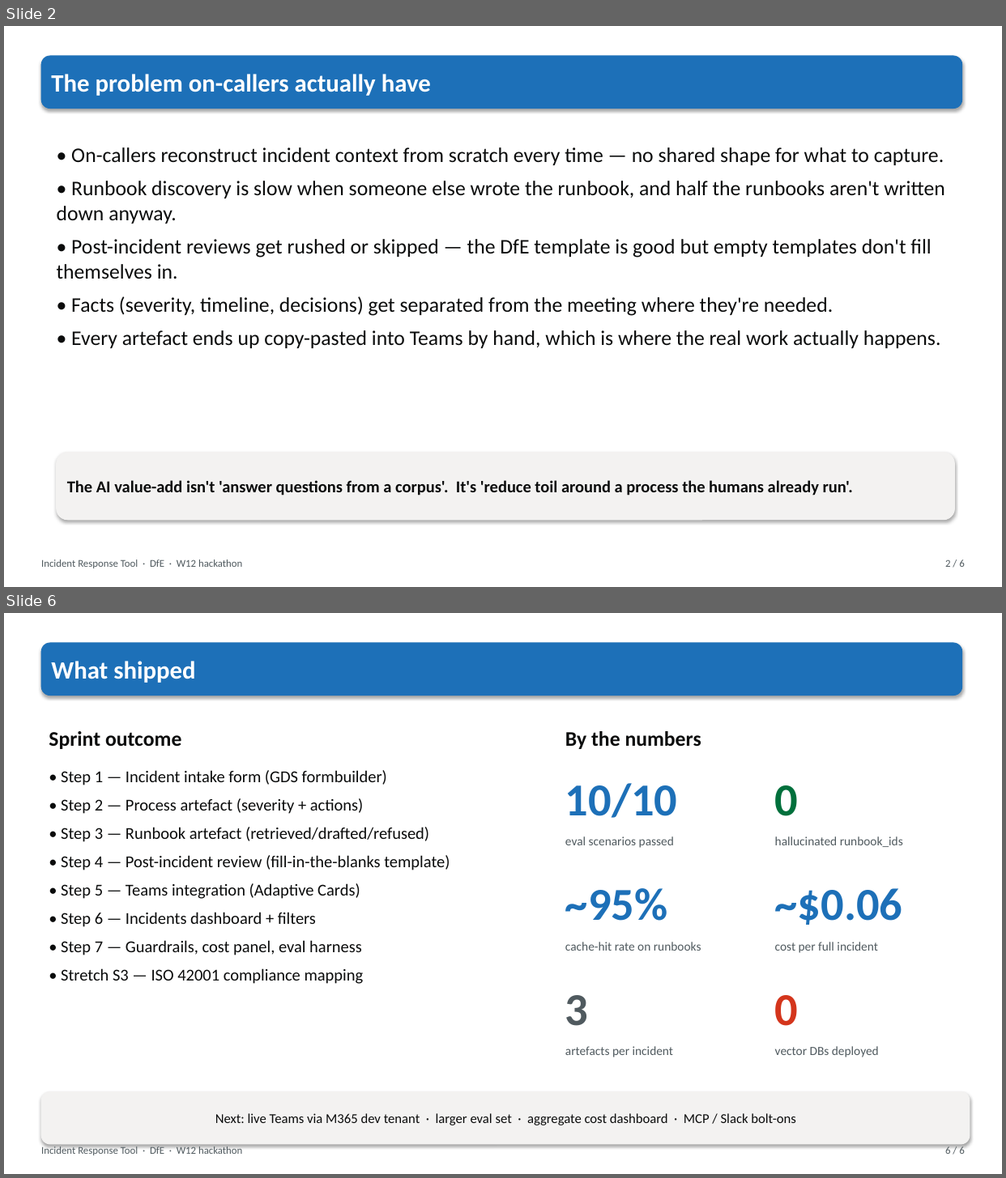
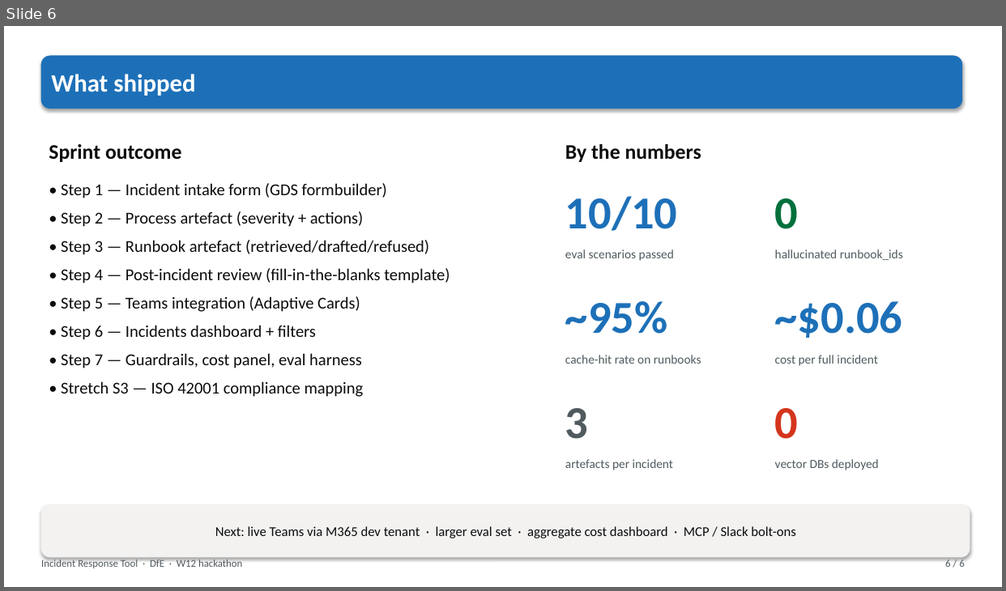
Before and after one commit to DFE-Digital/incident-response-tool, a slide deck: docs/incident-response-tool.pptx. Shown one above the other, each under a label of ours: slides 2 and 6 before the commit, slide 6 after it; the slides between them are not shown. The pictures are 1006x1178 and 1006x591 pixels, drawn with LibreOffice and Linux fonts; fonts in the diff are those of the drawing. Boxes give left, top, right and bottom in pixels: in the first picture for what was removed or moved away, otherwise in the second. Text is boxed around its words. In the diff, an @@ line names an element or a change of style, - is before the commit and + after.

```diff
--- a/docs/incident-response-tool.pptx
+++ b/docs/incident-response-tool.pptx
@@ slide 2 removed at box(4, 26, 1002, 587), background #FFFFFF @@
@@ rounded rectangle removed at box(41, 56, 962, 109) @@
-The problem on-callers actually have
@@ text removed at box(57, 148, 945, 348) @@
-• On-callers reconstruct incident context from scratch every time — no shared shape for what to capture.
-• Runbook discovery is slow when someone else wrote the runbook, and half the runbooks aren't written down anyway.
-• Post-incident reviews get rushed or skipped — the DfE template is good but empty templates don't fill themselves in.
-• Facts (severity, timeline, decisions) get separated from the meeting where they're needed.
-• Every artefact ends up copy-pasted into Teams by hand, which is where the real work actually happens.
@@ rounded rectangle removed at box(57, 453, 955, 520) @@
-The AI value-add isn't 'answer questions from a corpus'. It's 'reduce toil around a process the humans already run'.
@@ text removed at box(41, 560, 242, 569) @@
-Incident Response Tool · DfE · W12 hackathon
@@ text removed at box(945, 560, 964, 567) @@
-2 / 6
```
Also in this commit, not shown: 1 slide changed, 4 slides added, 3 other slides removed, 1 other file.
